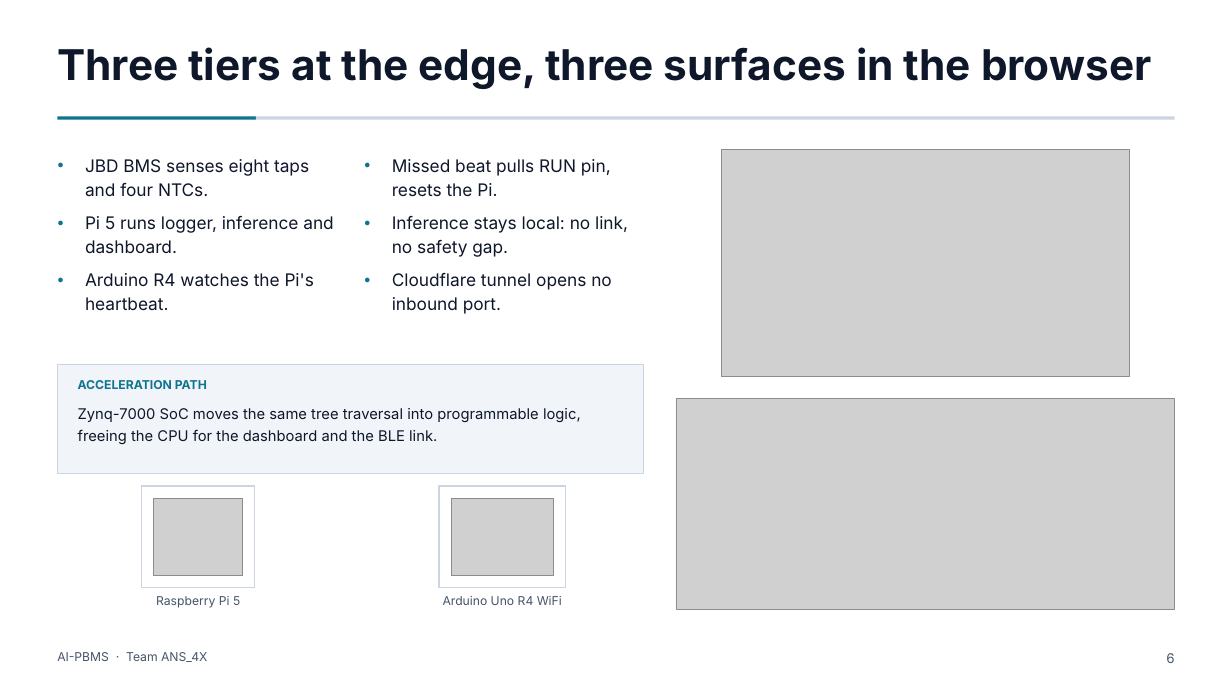
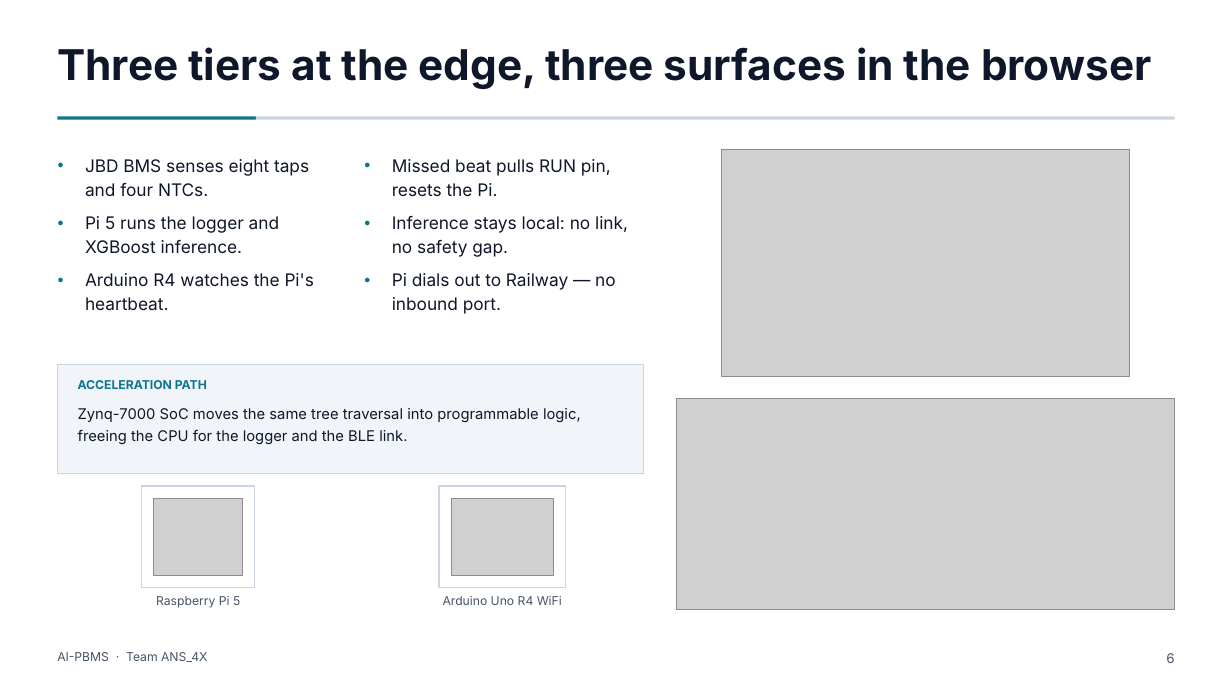
Before and after one commit to Adhi5504/Intelligent_BMS, a slide deck: slide 6 of AI_PBMS_8Slide.pptx. Drawn at 1232x693 pixels with LibreOffice and Linux fonts; fonts in the diff are those of the drawing; grey boxes stand for pictures. Boxes give left, top, right and bottom in pixels: in the first picture for what was removed or moved away, otherwise in the second. Text is boxed around its words. In the diff, an @@ line names an element or a change of style, - is before the commit and + after.

```diff
--- a/AI_PBMS_8Slide.pptx
+++ b/AI_PBMS_8Slide.pptx
@@ text at (85,216,279,253): text changed @@
-● Pi 5 runs logger, inference and dashboard.
+● Pi 5 runs the logger and XGBoost inference.
@@ text at (392,273,616,314): text changed @@
-● Cloudflare tunnel opens no inbound port.
+● Pi dials out to Railway — no inbound port.
@@ text at (78,408,581,444): text changed @@
-Zynq-7000 SoC moves the same tree traversal into programmable logic, freeing the CPU for the dashboard and the BLE link.
+Zynq-7000 SoC moves the same tree traversal into programmable logic, freeing the CPU for the logger and the BLE link.
```
Also in this commit, not shown: 2 other slides changed, 9 other files.
